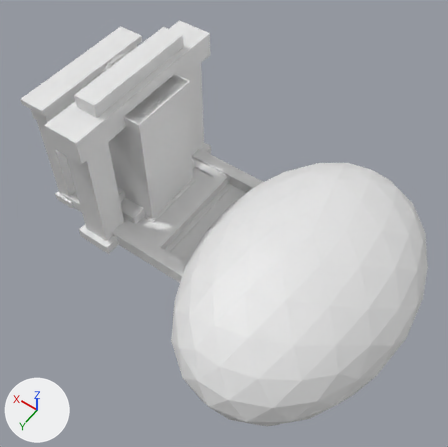
Renders of the glTF model assets/models/mazmorra.glb from each side of a commit.
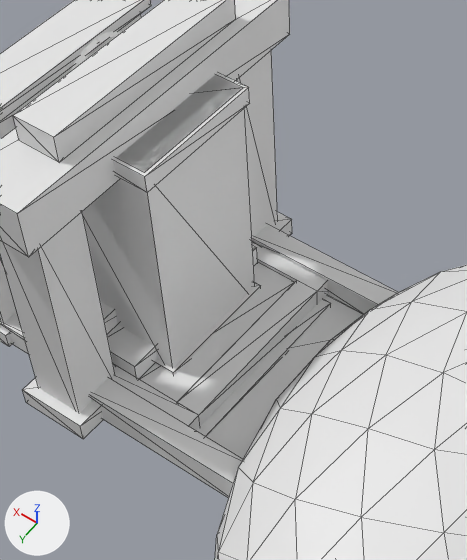
Each version is shown whole from a camera (50 mm lens) standing at (-7.14, 6.92, 11.3) and looking at (-2.41, 0.31, 0.9), then close up on the part from 15% to 66% of the width and 9% to 70% of the height. The lights are fixed; the arrows at lower left show +X, +Y and +Z. The first two pictures are the older version. The close-ups show mesh edges as thin lines. Vertices at exactly the same position are counted once.

In view in the first close-up: 'd_bajada', 'd_entrada', 'd_entrada_boca', 'd_entrada_monticulo', 'd_muro', 'd_subida' and 1 more.
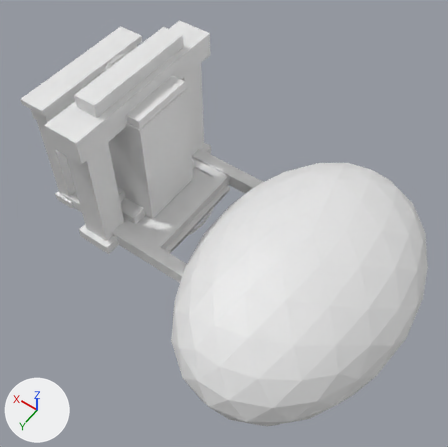
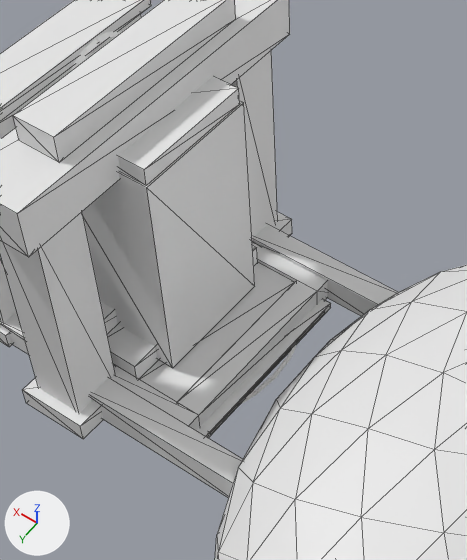
The change, as a diff of the scene's bpy script:
```diff
--- a/assets/models/mazmorra.glb.py
+++ b/assets/models/mazmorra.glb.py
@@ me_d_entrada_boca @@
 # used by ob_d_entrada_boca; location = (0.0, 0.0, 0.0)
-me_d_entrada_boca.from_pydata(...)  # 8 vertices, 12 faces; spans x -2.3..-0.1, y -1.3..1.3, z 0.01..0.05
+me_d_entrada_boca.from_pydata(...)  # 8 vertices, 12 faces; spans x -1.52..-0.1, y -1.08..1.08, z 0.01..0.05
+# me_d_entrada_boca part 1: the whole mesh is scaled about its middle by (0.648, 0.831, 1), then moved by (0.39, 0.0, 0.0)
@@ me_d_muro @@
 # used by ob_d_muro; location = (0.0, 0.0, 0.0)
-me_d_muro.from_pydata(...)  # 24 vertices, 36 faces; spans x -0.8..0.8, y -0.8..0.8, z 0.0..3.2
+me_d_muro.from_pydata(...)  # 24 vertices, 36 faces; spans x -0.75..0.75, y -0.75..0.75, z 0.0..3.2
+# me_d_muro part 2: the loose piece of 8 vertices spanning x -0.75..0.75, y -0.75..0.75, z 0.0..3.2 is scaled about the mesh origin by (0.933, 0.933, 0.0906)
+# me_d_muro part 3: the loose piece of 8 vertices spanning x -0.8..0.8, y -0.8..0.8, z 0.0..0.28 is scaled about its middle by (0.937, 0.937, 9.75), then moved by (0.0, 0.0, 1.5)
+# me_d_muro part 4: the loose piece of 8 vertices spanning x -0.79..0.79, y -0.79..0.79, z 3.0..3.2 is scaled about its middle by (0.911, 0.911, 1)
```

Location of each change, (x1, y1, x2, y2) in pixels of the close-ups (467 x 560 px; the box of a moved part takes in the faces that stretch with it):
'd_muro', reshaped: before (82, 73, 261, 375); after (82, 76, 255, 368)
'd_entrada_boca', moved, rescaled (27% narrower, 26% shorter): before (207, 295, 364, 459); after (210, 313, 325, 434)
part 2 of me_d_muro, moved or reshaped (not visible afterwards): before (82, 75, 255, 368)
part 3 of me_d_muro, moved or reshaped (mostly hidden before): before (155, 283, 261, 375); after (82, 101, 255, 368)
part 4 of me_d_muro, moved or reshaped: before (113, 73, 250, 192); after (118, 76, 240, 184)
